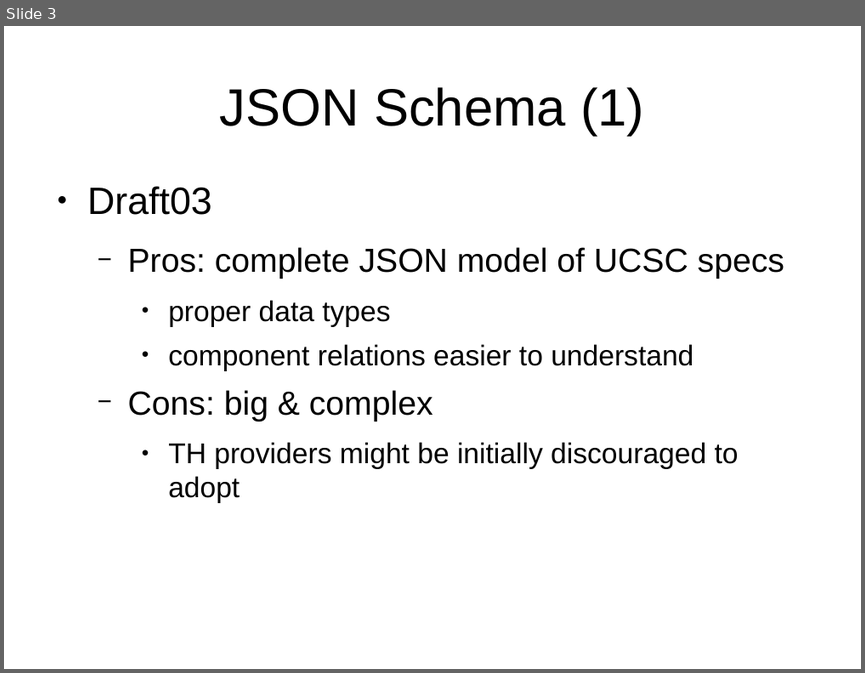
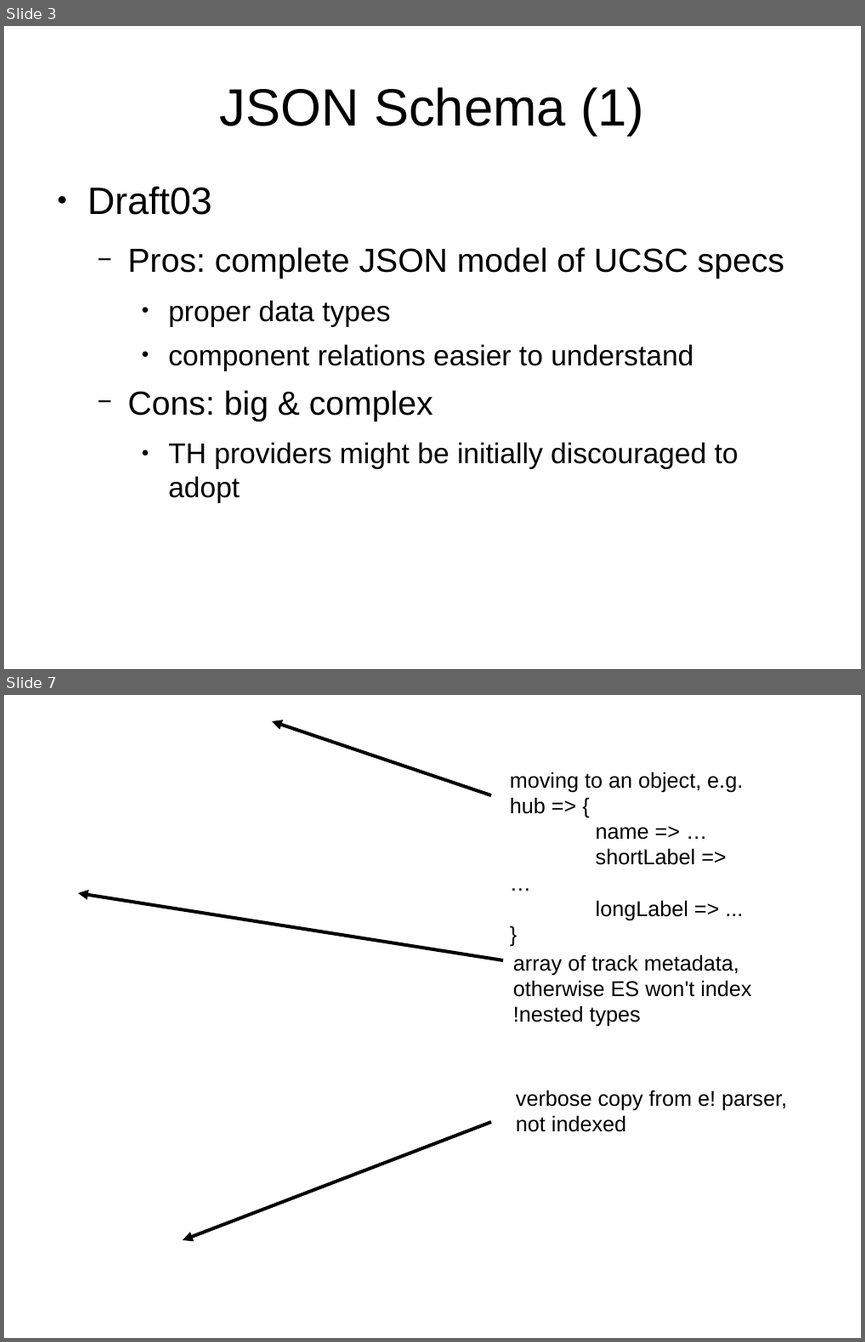
Before and after one commit to Ensembl/trackhub-registry, a slide deck: docs/code_review_07-05-15/talk.odp. Shown one above the other, each under a label of ours: slide 3 before the commit, slides 3 and 7 after it; the slides between them are not shown. The pictures are 865x673 and 865x1342 pixels, drawn with LibreOffice and Linux fonts; fonts in the diff are those of the drawing; background and template pictures are left out. Boxes give left, top, right and bottom in pixels: in the first picture for what was removed or moved away, otherwise in the second. Text is boxed around its words. In the diff, an @@ line names an element or a change of style, - is before the commit and + after.

```diff
--- a/docs/code_review_07-05-15/talk.odp
+++ b/docs/code_review_07-05-15/talk.odp
@@ slide 7 added at [4, 695, 861, 1338], background picture (left out) @@
@@ arrow added from (491, 795) to (273, 721), #000000 2.83 pt @@
@@ text added at [510, 771, 743, 921], 18 pt, text #000000 @@
+moving to an object, e.g.
+hub => {
+name => …
+shortLabel => …
+longLabel => ...
+}
@@ arrow added from (503, 960) to (78, 893), #000000 2.83 pt @@
@@ text added at [513, 954, 751, 1027], 18 pt, text #000000 @@
+array of track metadata,
+otherwise ES won't index
+!nested types
@@ text added at [516, 1089, 787, 1132], 18 pt, text #000000 @@
+verbose copy from e! parser,
+not indexed
@@ arrow added from (491, 1122) to (182, 1240), #000000 2.83 pt @@
```
Also in this commit, not shown: 1 slide changed, 3 other slides added, 1 other file.
